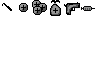
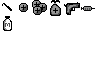
Comparing the layer stacks of the two 96px x 64px images. Changes:
painted on "Layer 5" over [3, 16, 12, 31]
